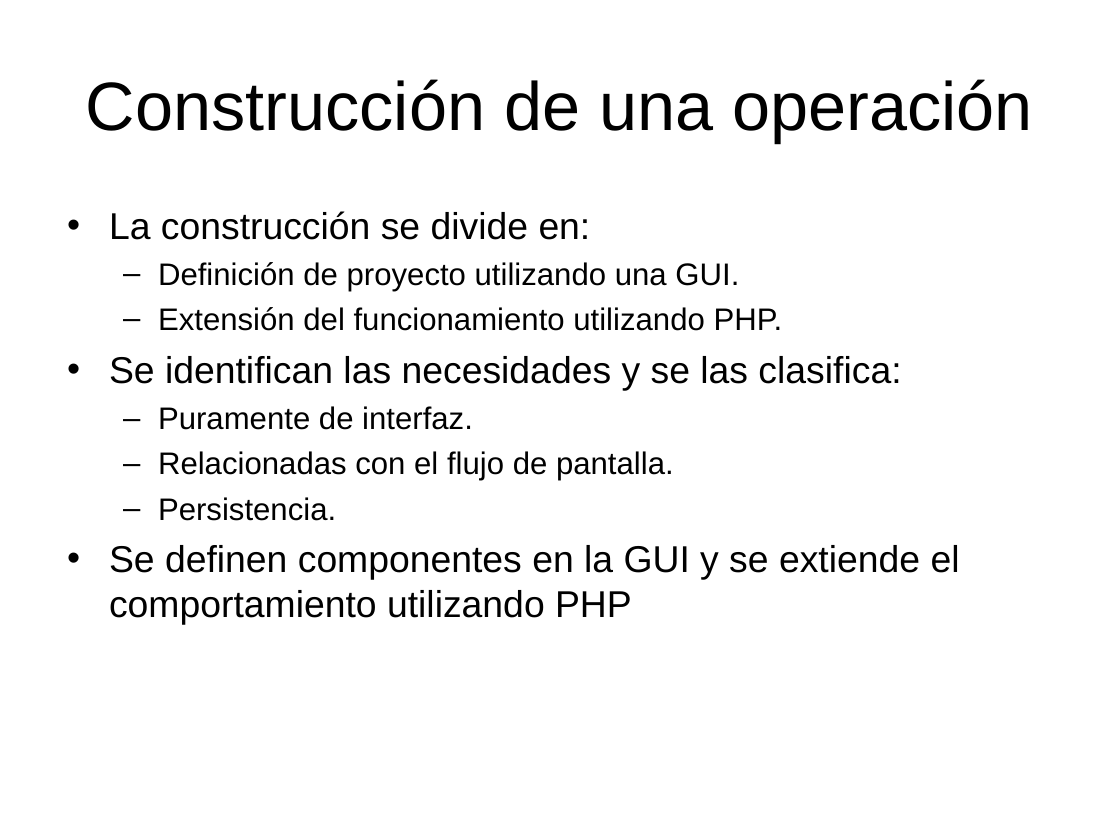
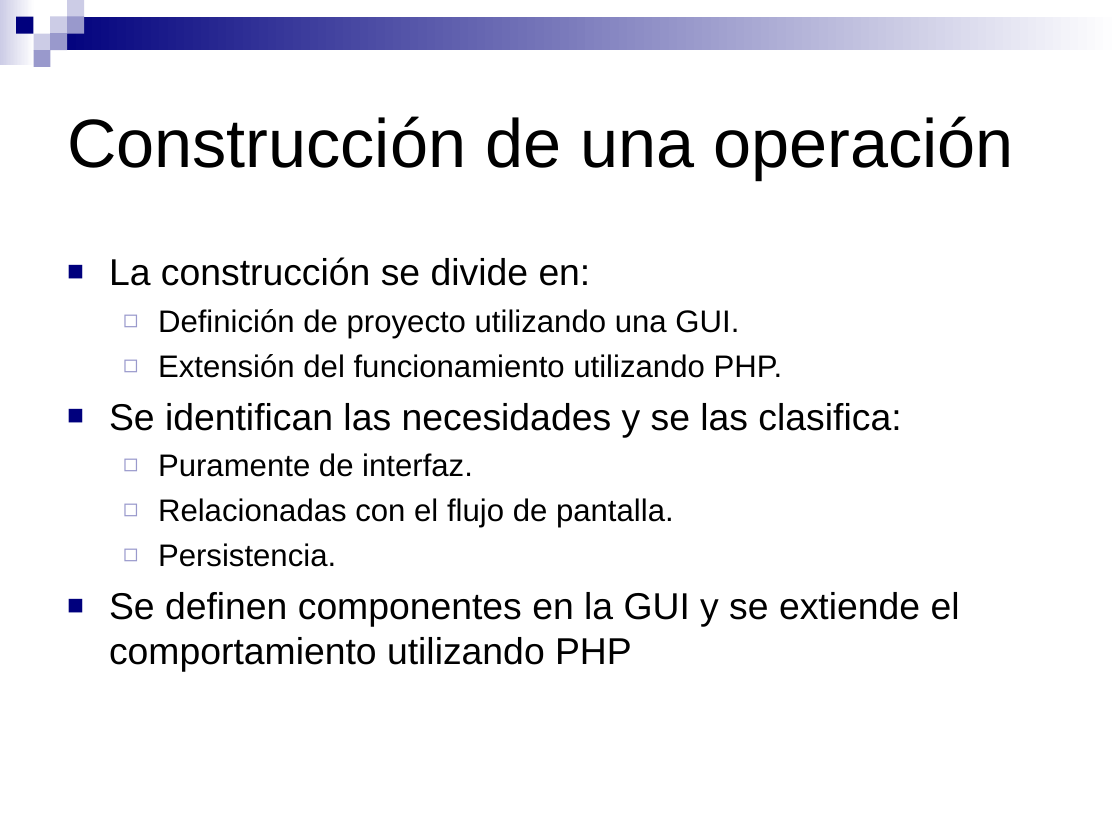
Before and after one commit to SIU-Toba/framework, a slide deck: slide 5 of doc/presentacion/Jornadas JAIIO.ppt. Drawn at 1120x840 pixels with LibreOffice and Linux fonts; fonts in the diff are those of the drawing. Boxes give left, top, right and bottom in pixels: in the first picture for what was removed or moved away, otherwise in the second. Text is boxed around its words. In the diff, an @@ line names an element or a change of style, - is before the commit and + after.

```diff
--- a/doc/presentacion/Jornadas JAIIO.ppt
+++ b/doc/presentacion/Jornadas JAIIO.ppt
@@ group added at (0, 0, 1120, 67): 9 rectangles @@
@@ title "Construcción de una operación": place and size @@
-title "Construcción de una operación" at (86, 79, 1032, 143)
+title "Construcción de una operación" at (67, 116, 1013, 179)
@@ title "Construcción de una operación" at (67, 116, 1013, 179): alignment centre to left @@
@@ text "La construcción se divide en:": place and size @@
-text "La construcción se divide en:" at (109, 211, 960, 625)
+text "La construcción se divide en:" at (109, 257, 960, 672)
@@ text "La construcción se divide en:" at (109, 257, 960, 672): bullet • to ■; bullet colour #000000 to #00007D; bullet – to ◻; bullet colour #000000 to #9999CC @@
```
Also in this commit, not shown: 4 other slides changed, 1 slide added, 1 slide removed, 2 other files.
